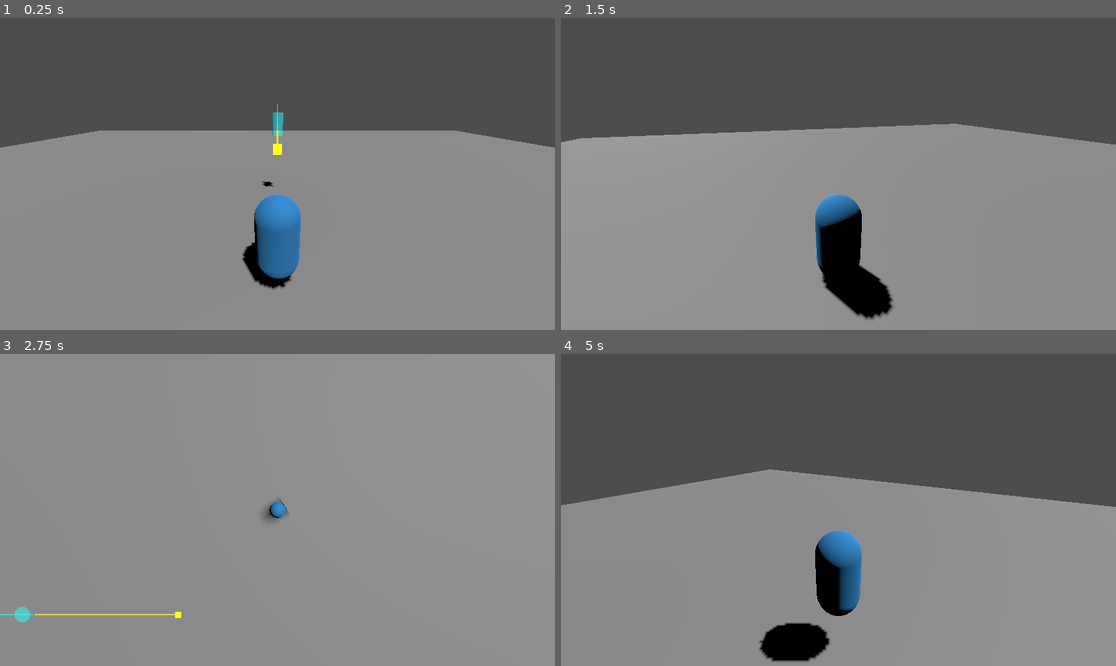
Above: before the commit, frames 1-4 (two rows, left to right).
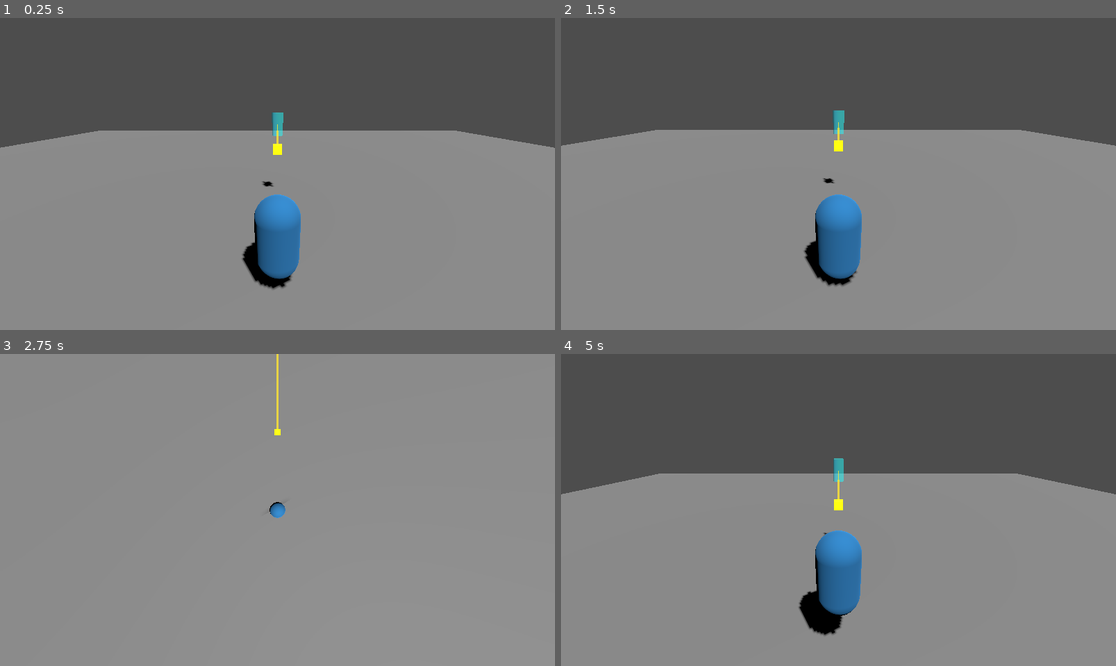
Above: after the commit, the same moments.

Repository: EHAB0O0/Legacy_Guardians
Game: Godot game, scene res://Scenes/Main_Level.tscn
Two runs of this game, one before a commit and one after it. Both use one fixed random seed, a clock stepped at 60 frames per second and the inputs below.
Inputs:
- Up to frame 1 (0.25 s): no input
- Up to frame 2 (1.5 s): tap Enter (ui_accept) at 0.5, 0.77 s; hold Right (ui_right) 0.53-1.28 s; hold C 0.53-1.28 s; hold Down (ui_down) from 1.28 s (still down); tap C at 1.35 s
- Up to frame 3 (2.75 s): tap Enter (ui_accept) at 1.52 s; release Down (ui_down) at 2.03 s; hold Right (ui_right) from 2.03 s (still down); hold C from 2.03 s (still down)
- Up to frame 4 (5 s): release Right (ui_right) at 2.78 s; release C at 2.78 s; hold Up (ui_up) 2.78-3.53 s; tap C at 2.85, 4.35 s; tap Enter (ui_accept) at 3.02, 3.77, 4.52 s; hold C 3.53-4.28 s; hold Left (ui_left) from 3.53 s (still down)

The runs differ from the first frame. In frame 1, less than 0.1% of the frame differs, in the area x 3-100%, y 27-42%; in frame 2, 4.2%; in frame 3, 0.5%; in frame 4, 7.0%, in the area x 0-100%, y 33-99%.

Commit message:
fix: Fixed Movement and Raycast Collisions

Diff:
--- a/Scenes/Main_Level.tscn
+++ b/Scenes/Main_Level.tscn
@@ -17,47 +17,49 @@
 [sub_resource type="StandardMaterial3D" id="StandardMaterial3D_player"]
 albedo_color = Color(0.188235, 0.545098, 0.819608, 1)
 
-[node name="Main_Level" type="Node3D"]
+[node name="Main_Level" type="Node3D" unique_id=1677351291]
 
-[node name="DirectionalLight3D" type="DirectionalLight3D" parent="."]
+[node name="DirectionalLight3D" type="DirectionalLight3D" parent="." unique_id=1866087349]
 transform = Transform3D(0.866025, -0.433013, 0.25, 0, 0.5, 0.866025, -0.5, -0.75, 0.433013, 0, 10, 0)
 shadow_enabled = true
 
-[node name="Floor" type="StaticBody3D" parent="."]
+[node name="Floor" type="StaticBody3D" parent="." unique_id=810160420]
 transform = Transform3D(1, 0, 0, 0, 1, 0, 0, 0, 1, 0, -0.5, 0)
 
-[node name="CollisionShape3D" type="CollisionShape3D" parent="Floor"]
+[node name="CollisionShape3D" type="CollisionShape3D" parent="Floor" unique_id=1772796615]
 shape = SubResource("BoxShape3D_floor")
 
-[node name="MeshInstance3D" type="MeshInstance3D" parent="Floor"]
+[node name="MeshInstance3D" type="MeshInstance3D" parent="Floor" unique_id=734141414]
+transform = Transform3D(1, 0, 0, 0, 1, 0, 0, 0, 1, -0.015961885, 0, 0.05571711)
+layers = 1048575
 mesh = SubResource("BoxMesh_floor")
 
-[node name="Player" type="CharacterBody3D" parent="."]
+[node name="Player" type="CharacterBody3D" parent="." unique_id=917355217]
 transform = Transform3D(1, 0, 0, 0, 1, 0, 0, 0, 1, 0, 1.5, 0)
 script = ExtResource("1_abcde")
 
-[node name="CollisionShape3D" type="CollisionShape3D" parent="Player"]
+[node name="CollisionShape3D" type="CollisionShape3D" parent="Player" unique_id=644703919]
 shape = SubResource("CapsuleShape3D_player")
 
-[node name="MeshInstance3D" type="MeshInstance3D" parent="Player"]
+[node name="MeshInstance3D" type="MeshInstance3D" parent="Player" unique_id=1323831161]
 mesh = SubResource("CapsuleMesh_player")
 surface_material_override/0 = SubResource("StandardMaterial3D_player")
 
-[node name="ThirdPersonPivot" type="Node3D" parent="Player"]
+[node name="ThirdPersonPivot" type="Node3D" parent="Player" unique_id=1261090055]
 transform = Transform3D(1, 0, 0, 0, 0.939693, 0.34202, 0, -0.34202, 0.939693, 0, 1.5, 0)
 
-[node name="ThirdPersonCamera" type="Camera3D" parent="Player/ThirdPersonPivot"]
+[node name="ThirdPersonCamera" type="Camera3D" parent="Player/ThirdPersonPivot" unique_id=1914585264]
 transform = Transform3D(1, 0, 0, 0, 1, 0, 0, 0, 1, 0, 0, 4)
 
-[node name="TopDownPivot" type="Node3D" parent="Player"]
+[node name="TopDownPivot" type="Node3D" parent="Player" unique_id=68518553]
 transform = Transform3D(1, 0, 0, 0, -4.37114e-08, 1, 0, -1, -4.37114e-08, 0, 15, 0)
 
-[node name="TopDownCamera" type="Camera3D" parent="Player/TopDownPivot"]
+[node name="TopDownCamera" type="Camera3D" parent="Player/TopDownPivot" unique_id=1091677695]
 projection = 1
 size = 20.0
 
-[node name="LightEmitter" parent="." instance=ExtResource("3_emitter")]
+[node name="LightEmitter" parent="." unique_id=1888614384 instance=ExtResource("3_emitter")]
 transform = Transform3D(1, 0, 0, 0, 1, 0, 0, 0, 1, 0, 2, -5)
 
-[node name="Lens" parent="." instance=ExtResource("2_lens")]
+[node name="Lens" parent="." unique_id=1729843651 instance=ExtResource("2_lens")]
 transform = Transform3D(1, 0, 0, 0, 1, 0, 0, 0, 1, 0, 2, -15)
--- a/Scripts/LightEmitter.gd
+++ b/Scripts/LightEmitter.gd
@@ -53,6 +53,8 @@
 		# set global ray position, calculate local target
 		ray.global_position = current_origin
 		ray.target_position = ray.to_local(current_origin + current_dir * max_distance)
+		ray.hit_from_inside = true
+		ray.collision_mask = 0xFFFFFFFF # Collide with everything
 		ray.force_raycast_update()
 
 		var hit_point = current_origin + current_dir * max_distance
--- a/Scripts/PlayerController.gd
+++ b/Scripts/PlayerController.gd
@@ -32,7 +32,7 @@
 	if Input.is_action_just_pressed("ui_accept") and is_on_floor():
 		velocity.y = jump_velocity
 
-	var input_dir = Input.get_vector("ui_left", "ui_right", "ui_up", "ui_down")
+	var input_dir = Input.get_vector("move_left", "move_right", "move_forward", "move_backward")
 	var direction = (transform.basis * Vector3(input_dir.x, 0, input_dir.y)).normalized()
 
 	if is_top_down:
--- a/project.godot
+++ b/project.godot
@@ -17,3 +17,30 @@
 config/name="Guardians of the Legacy"
 run/main_scene="res://Scenes/Main_Level.tscn"
 config/features=PackedStringArray("4.6", "Forward Plus")
+
+[input]
+
+move_left={
+"deadzone": 0.5,
+"events": [
+Object(InputEventKey,"resource_local_to_scene":false,"resource_name":"","device":0,"window_id":0,"alt_pressed":false,"shift_pressed":false,"ctrl_pressed":false,"meta_pressed":false,"pressed":false,"keycode":0,"physical_keycode":65,"key_label":0,"unicode":97,"location":0,"echo":false,"script":null)
+]
+}
+move_right={
+"deadzone": 0.5,
+"events": [
+Object(InputEventKey,"resource_local_to_scene":false,"resource_name":"","device":0,"window_id":0,"alt_pressed":false,"shift_pressed":false,"ctrl_pressed":false,"meta_pressed":false,"pressed":false,"keycode":0,"physical_keycode":68,"key_label":0,"unicode":100,"location":0,"echo":false,"script":null)
+]
+}
+move_forward={
+"deadzone": 0.5,
+"events": [
+Object(InputEventKey,"resource_local_to_scene":false,"resource_name":"","device":0,"window_id":0,"alt_pressed":false,"shift_pressed":false,"ctrl_pressed":false,"meta_pressed":false,"pressed":false,"keycode":0,"physical_keycode":87,"key_label":0,"unicode":119,"location":0,"echo":false,"script":null)
+]
+}
+move_backward={
+"deadzone": 0.5,
+"events": [
+Object(InputEventKey,"resource_local_to_scene":false,"resource_name":"","device":0,"window_id":0,"alt_pressed":false,"shift_pressed":false,"ctrl_pressed":false,"meta_pressed":false,"pressed":false,"keycode":0,"physical_keycode":83,"key_label":0,"unicode":115,"location":0,"echo":false,"script":null)
+]
+}
Not shown: 1 places in Scenes/Main_Level.tscn that only renumber resources
